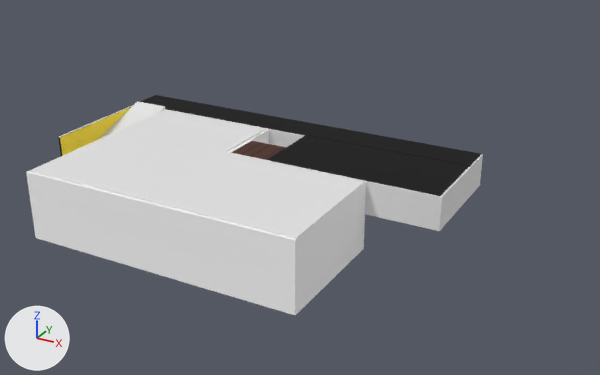
What one commit did to the Blender file escenarios/Dormitorio_viejo.blend.
The view is the same before and after, from a camera (50 mm lens) standing at (25.7, -63.8, 30.2) and looking at (-14.1, 8.4, -5.9). Every picture has the same lights, and +X, +Y and +Z are marked at lower left. The picture after the commit comes second.
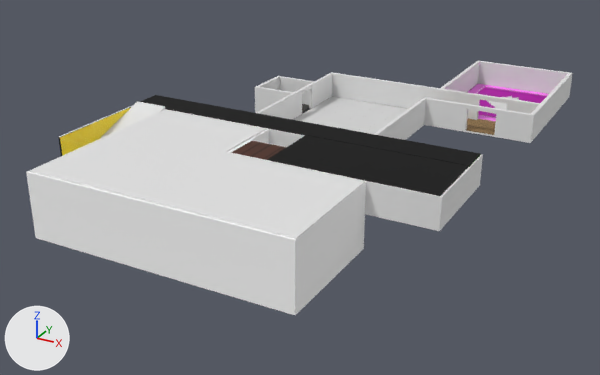
Location of each change, [x1, y1, x2, y2] in pixels of the pictures (600 x 375 px):
'Cube.013', added: after [255, 61, 573, 143]
    faces in mat_material_041 (white #e7e7e7): [255, 61, 573, 143]
    faces in mat_material_044 (picture img_piso_cuarto_png): [292, 84, 548, 135]

What changed in the scene script:
```text
Add img_piso_cuarto_png:
    img_piso_cuarto_png = load_image('piso_cuarto.png', '../texturas/piso_cuarto.png', 1024, 1024, 'sRGB')
Add mat_material_044:
    mat_material_044 = principled_material('Material.044')
    mat_material_044.texture = img_piso_cuarto_png
    mat_material_044.roughness = 1.0
Add me_cube_013:
    me_cube_013.from_pydata(...)  # 356 vertices, 359 faces; spans x -12.0..19.0, y -1.0..31.0, z -1.0..2.1
    # faces by material slot: [335, 24]
    me_cube_013.materials.append(mat_material_041)  # white #e7e7e7
    me_cube_013.materials.append(mat_material_044)  # picture img_piso_cuarto_png
Add ob_cube_013:
    ob_cube_013 = bpy.data.objects.new('Cube.013', me_cube_013)
    ob_cube_013.location = (-11.85, 8.17, 0.01)
```
